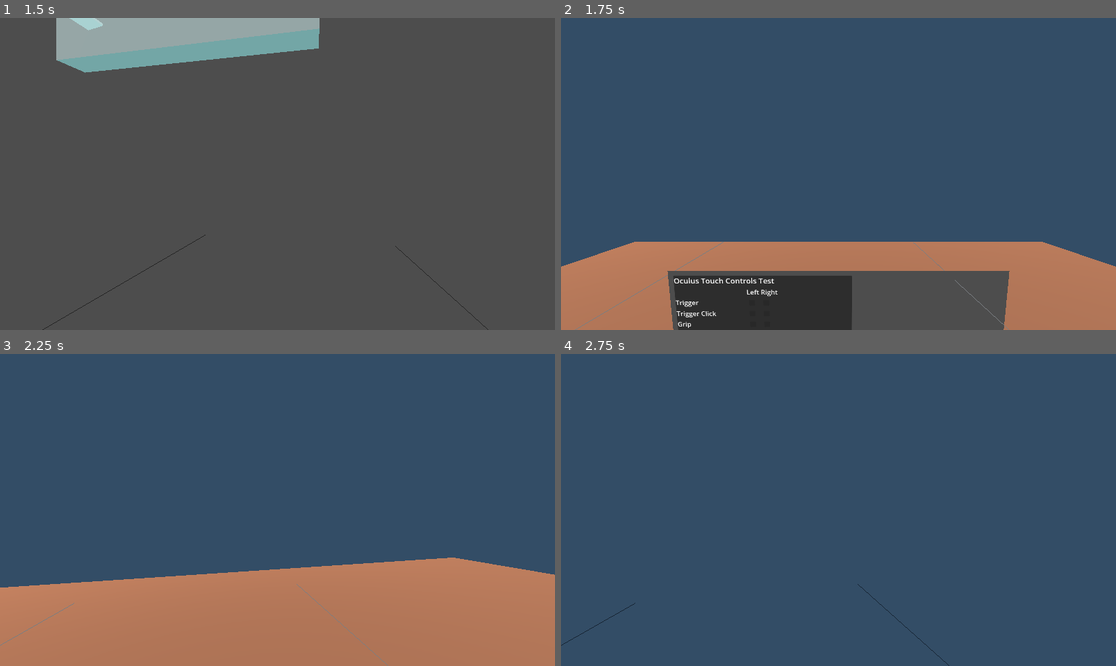
Above: before the commit, frames 1-4 (two rows, left to right).
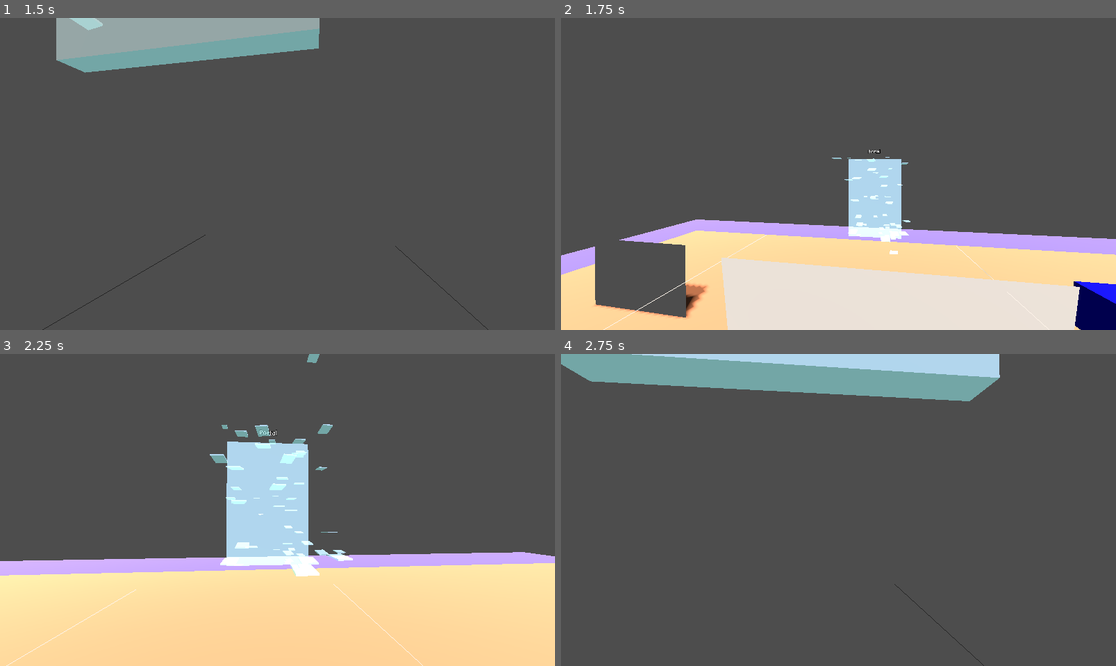
Above: after the commit, the same moments.

Repository: jvastola/GodotPhysicsRig
Game: Godot game, scene res://MainScene.tscn
Two runs of this game, one before a commit and one after it. Both use one fixed random seed, a clock stepped at 60 frames per second and the inputs below.
Inputs (mouse positions are in pixels of both pictures, inside the frame that each line leads up to):
- Up to frame 1 (1.5 s): move the mouse to (305, 174) at 0.52 s; hold Shift (sprint) 0.53-1.28 s; hold W (move_forward) from 0.53 s (still down); click (305, 174) at 0.67 s; tap Space (jump) at 0.77 s; move the mouse to (249, 174) at 1.27 s; tap Shift (sprint) at 1.35 s
- Up to frame 2 (1.75 s): keep holding W (move_forward); tap Space (jump) at 1.52 s
- Up to frame 3 (2.25 s): keep holding W (move_forward); move the mouse to (288, 503) at 2.02 s; hold Shift (sprint) from 2.03 s (still down)
- Up to frame 4 (2.75 s): keep holding W (move_forward); keep holding Shift (sprint)

Frame 1 is identical in both runs. In frame 2, 100% of the frame differs, in the area x 0-100%, y 0-100%; in frame 3, 100%; in frame 4, 100%.

Commit message:
Add SaveManager for persistent game state management and implement head paint persistence

Diff:
--- a/SecondRoom.tscn
+++ b/SecondRoom.tscn
@@ -1,9 +1,10 @@
-[gd_scene load_steps=19 format=3 uid="uid://dtvg5mcsdmt1f"]
+[gd_scene load_steps=20 format=3 uid="uid://dtvg5mcsdmt1f"]
 
 [ext_resource type="Script" uid="uid://ct42jl8bcsjkj" path="res://floor_interactable.gd" id="1_ra6av"]
 [ext_resource type="PackedScene" uid="uid://cyi0m4x7nswyk" path="res://Portal.tscn" id="2_portal"]
 [ext_resource type="Script" uid="uid://exskxheotyxj" path="res://grabbable.gd" id="3_grabbable"]
 [ext_resource type="Script" uid="uid://d4c6j0s4qypas" path="res://xr_action_tester.gd" id="4_xrtest"]
+[ext_resource type="Script" uid="uid://cwl3p0dbrbmgl" path="res://viewport_mirror.gd" id="5_chm60"]
 [ext_resource type="Script" uid="uid://b5lycbvj1gy00" path="res://xr_test_screen.gd" id="5_xrscreen"]
 
 [sub_resource type="Environment" id="Environment_second"]
@@ -161,6 +162,14 @@
 anchors_preset = 0
 script = ExtResource("4_xrtest")
 
+[node name="ViewportMirror" type="Node3D" parent="."]
+transform = Transform3D(1, 0, 0, 0, 1, 0, 0, 0, 1, 0, 0, 0)
+script = ExtResource("5_chm60")
+size = Vector2(2, 1.5)
+ResolutionPerUnit = 500
+MainCamPath = NodePath("../XRPlayer/PlayerBody/XROrigin3D/XRCamera3D")
+MirrorColor = Color(1, 1, 1, 1)
+
 [node name="XRTestScreen" type="MeshInstance3D" parent="."]
 transform = Transform3D(1, 0, 0, 0, -0.10911, -0.99403, 0, 0.99403, -0.10911, 0, 1.6, -1)
 mesh = SubResource("PlaneMesh_xrtest")
--- a/game_manager.gd
+++ b/game_manager.gd
@@ -2,136 +2,62 @@
 # Manages global game state and scene transitions
 extends Node
 
-# Player state for scene transitions
-var player_data: Dictionary = {}
-var player_scene: PackedScene = preload("res://XRPlayer.tscn")
+var current_world: Node = null
+var player_instance: Node = null
 
 
 func _ready() -> void:
-	# Ensure player is spawned in first scene
-	get_tree().node_added.connect(_on_node_added)
-
-
-func _on_node_added(node: Node) -> void:
-	# When a new scene loads, check if it needs player spawning
-	if node is Node3D and node.name.ends_with("Scene") or node.name.ends_with("Room"):
-		call_deferred("_spawn_player_if_needed", node)
-
-
-func _spawn_player_if_needed(scene_root: Node) -> void:
-	# Wait a frame to ensure scene is fully loaded
-	await get_tree().process_frame
-
-	print("GameManager: Scene loaded - ", scene_root.name)
-
-	# Check if player already exists in the NEW scene
-	var existing_player = scene_root.get_tree().get_first_node_in_group("player")
-	print("GameManager: Existing player in scene: ", existing_player != null)
-
-	# If we have stored player data, we're transitioning scenes
-	if player_data.has("spawn_point"):
-		print("GameManager: Have spawn point data: ", player_data.get("spawn_point"))
-		if existing_player:
-			# Position the existing player at the spawn point
-			print("GameManager: Repositioning existing player")
-			_position_player_at_spawn(existing_player, scene_root)
-		else:
-			# No player in scene, spawn one
-			print("GameManager: Spawning new player")
-			var spawn_point = _find_spawn_point(scene_root)
-			if spawn_point:
-				_spawn_player(scene_root, spawn_point)
-			else:
-				print("GameManager: ERROR - No spawn point found!")
-		# Clear player data after using it
-		player_data.clear()
-	else:
-		print("GameManager: No spawn point data (first load or no transition)")
-		# First scene load, player should already be in scene
-		if not existing_player:
-			# No player found, spawn one as fallback
-			print("GameManager: No player found, spawning as fallback")
-			var spawn_point = _find_spawn_point(scene_root)
-			if spawn_point:
-				_spawn_player(scene_root, spawn_point)
+	print("GameManager: Ready")
 
 
 func change_scene_with_player(scene_path: String, player_state: Dictionary = {}) -> void:
-	"""Change scene while preserving player state"""
-	print("GameManager: Changing scene to ", scene_path)
-	player_data = player_state.duplicate()
+	"""Change the world scene while keeping the player intact"""
+	print("GameManager: Changing world to ", scene_path)
 
-	# Get current player reference
-	var current_player = get_tree().get_first_node_in_group("player")
-	if current_player:
-		# Store additional player data
-		if current_player is RigidBody3D:
-			player_data["velocity"] = current_player.linear_velocity
-			player_data["angular_velocity"] = current_player.angular_velocity
-		print("GameManager: Stored player state - spawn_point: ", player_data.get("spawn_point", "none"))
-
-	# Change scene (this will destroy the old player)
-	get_tree().change_scene_to_file(scene_path)
-
-
-func _spawn_player(scene_root: Node, spawn_point: Node3D) -> void:
-	"""Spawn a new player instance"""
-	print("GameManager: _spawn_player called at ", spawn_point.global_position)
-
-	# Ensure spawn point is in the tree and has valid transform
-	if not spawn_point.is_inside_tree():
-		push_warning("Spawn point not in scene tree yet, retrying...")
-		await get_tree().process_frame
-		if not spawn_point.is_inside_tree():
-			push_error("Spawn point never entered tree!")
-			return
-
-	var player_instance = player_scene.instantiate()
-	player_instance.name = "XRPlayer"
-	player_instance.add_to_group("player")
-
-	# Add to scene first
-	scene_root.add_child(player_instance)
-	print("GameManager: Player added to scene")
-
-	# Then position at spawn point (after it's in the tree)
-	await get_tree().process_frame
-	player_instance.global_position = spawn_point.global_position
-	print("GameManager: Player positioned at ", player_instance.global_position)
-
-	# Apply stored velocity if available
-	if player_data.has("velocity") and player_instance is RigidBody3D:
-		player_instance.linear_velocity = player_data.get("velocity", Vector3.ZERO)
-		print("GameManager: Applied velocity: ", player_instance.linear_velocity)
-
-
-func _position_player_at_spawn(player: Node3D, scene_root: Node) -> void:
-	"""Position existing player at the appropriate spawn point"""
-	var spawn_name = player_data.get("spawn_point", "SpawnPoint")
-	print("GameManager: _position_player_at_spawn - looking for spawn: ", spawn_name)
-	var spawn_point = _find_spawn_point(scene_root, spawn_name)
-
-	if not spawn_point:
-		print("GameManager: ERROR - Spawn point not found!")
+	# Load the new world scene
+	var new_world_scene = load(scene_path)
+	if not new_world_scene:
+		print("GameManager: ERROR - Could not load scene ", scene_path)
 		return
 
-	print("GameManager: Found spawn point at ", spawn_point.global_position)
+	# Get or create player reference
+	if not player_instance:
+		player_instance = get_tree().get_first_node_in_group("player")
 
-	# Ensure spawn point has valid transform
-	if not spawn_point.is_inside_tree():
-		await get_tree().process_frame
+	# If player exists in a world scene, reparent to GameManager temporarily
+	if player_instance and player_instance.get_parent() != self:
+		var old_global_pos = player_instance.global_position
+		var old_global_rot = player_instance.global_rotation
+		player_instance.get_parent().remove_child(player_instance)
+		add_child(player_instance)
+		player_instance.global_position = old_global_pos
+		player_instance.global_rotation = old_global_rot
 
-	if spawn_point and player.has_method("teleport_to"):
-		print("GameManager: Using teleport_to method")
-		player.call_deferred("teleport_to", spawn_point.global_position)
-	elif spawn_point:
-		# Use call_deferred for physics objects
-		if player is RigidBody3D:
-			print("GameManager: Setting position via call_deferred")
-			player.call_deferred("set_global_position", spawn_point.global_position)
-		else:
-			print("GameManager: Setting position directly")
-			player.global_position = spawn_point.global_position
+	# Remove old world
+	if current_world:
+		current_world.queue_free()
+		current_world = null
+
+	# Instance and add new world
+	current_world = new_world_scene.instantiate()
+	get_tree().root.add_child(current_world)
+
+	# Wait for world to be ready
+	await get_tree().process_frame
+
+	# Find spawn point and move player
+	var spawn_name = player_state.get("spawn_point", "SpawnPoint")
+	var spawn_point = _find_spawn_point(current_world, spawn_name)
+
+	if spawn_point and player_instance:
+		# Move player from GameManager to new world
+		var target_pos = spawn_point.global_position
+		remove_child(player_instance)
+		current_world.add_child(player_instance)
+		player_instance.global_position = target_pos
+		print("GameManager: Player moved to new world at ", target_pos)
+	else:
+		print("GameManager: ERROR - No spawn point found!")
 
 
 func _find_spawn_point(scene_root: Node, spawn_name: String = "SpawnPoint") -> Node3D:
@@ -151,4 +77,4 @@
 
 func get_player() -> Node:
 	"""Get the current player node"""
-	return get_tree().get_first_node_in_group("player")
+	return player_instance if player_instance else get_tree().get_first_node_in_group("player")
--- a/grabbable.gd
+++ b/grabbable.gd
@@ -10,6 +10,10 @@
 @export var grab_mode: GrabMode = GrabMode.ANCHOR_GRAB
 @export var grab_anchor_offset: Vector3 = Vector3.ZERO
 @export var grab_anchor_rotation: Vector3 = Vector3.ZERO
+@export var save_id: String = ""  # Unique ID for persistence (defaults to node name)
+
+# Scene persistence tracking
+var _scene_of_origin: String = ""  # Track which scene this object belongs to
 
 # Internal state
 var is_grabbed := false
@@ -36,6 +40,18 @@
 
 	# Connect to collision signals for physics interaction
 	body_entered.connect(_on_collision_entered)
+
+	# Set save_id if not manually set
+	if save_id.is_empty():
+		save_id = name
+
+	# Store scene of origin
+	var current_scene = get_tree().current_scene
+	if current_scene:
+		_scene_of_origin = current_scene.scene_file_path
+		print("Grabbable: ", save_id, " scene of origin: ", _scene_of_origin)
+
+	# No need to restore - player persists across scenes so grabbed items stay grabbed
 
 
 func try_grab(hand: RigidBody3D) -> bool:
@@ -96,6 +112,10 @@
 
 	grabbed.emit(hand)
 	print("Grabbable: Object grabbed by ", hand.name)
+
+	# Save grab state
+	_save_grab_state(hand)
+
 	return true
 
 
@@ -152,6 +172,9 @@
 
 	released.emit()
 
+	# Save release state
+	_save_grab_state(null)
+
 
 func _physics_process(_delta: float) -> void:
 	# When grabbed, object is frozen and moves with hand automatically as child
@@ -193,3 +216,29 @@
 	# Object pushes player back (through hand)
 	var force_on_player = -force_on_object * 0.3  # Reduced for player comfort
 	player_body.apply_central_impulse(force_on_player * delta)
+
+
+func _save_grab_state(hand: RigidBody3D) -> void:
+	"""Save current grab state to SaveManager"""
+	if not SaveManager:
+		return
+
+	var hand_name := ""
+	if is_instance_valid(hand):
+		# Determine which hand (left or right)
+		if "left" in hand.name.to_lower():
+			hand_name = "left"
+		elif "right" in hand.name.to_lower():
+			hand_name = "right"
+		else:
+			hand_name = hand.name
+
+	# Save with scene information
+	SaveManager.save_grabbed_object(
+		save_id,
+		is_grabbed,
+		hand_name,
+		global_position,
+		global_transform.basis.get_rotation_quaternion(),
+		_scene_of_origin
+	)
--- a/project.godot
+++ b/project.godot
@@ -18,6 +18,7 @@
 [autoload]
 
 GameManager="*res://game_manager.gd"
+SaveManager="*res://save_manager.gd"
 
 [dotnet]
 
--- /dev/null
+++ b/save_manager.gd
@@ -0,0 +1,184 @@
+# SaveManager Autoload
+# Manages persistent game state across sessions
+extends Node
+
+const SAVE_FILE_PATH := "user://save_data.json"
+
+# Cached save data
+var _save_data: Dictionary = {}
+var _save_dirty := false
+var _autosave_timer := 0.0
+const AUTOSAVE_INTERVAL := 2.0  # Auto-save every 2 seconds if dirty
+
+
+func _ready() -> void:
+	# Load save data on startup
+	load_game_state()
+	print("SaveManager: Initialized, save file: ", SAVE_FILE_PATH)
+
+
+func _process(delta: float) -> void:
+	# Auto-save if data has changed
+	if _save_dirty:
+		_autosave_timer += delta
+		if _autosave_timer >= AUTOSAVE_INTERVAL:
+			save_game_state()
+			_autosave_timer = 0.0
+
+
+func save_game_state() -> void:
+	"""Write current save data to disk"""
+	var json_string := JSON.stringify(_save_data, "\t")
+	var file := FileAccess.open(SAVE_FILE_PATH, FileAccess.WRITE)
+
+	if file:
+		file.store_string(json_string)
+		file.close()
+		_save_dirty = false
+		print("SaveManager: Game state saved to ", SAVE_FILE_PATH)
+	else:
+		push_error("SaveManager: Failed to write save file: ", FileAccess.get_open_error())
+
+
+func load_game_state() -> void:
+	"""Load save data from disk"""
+	if not FileAccess.file_exists(SAVE_FILE_PATH):
+		print("SaveManager: No save file found, starting fresh")
+		_save_data = {}
+		return
+
+	var file := FileAccess.open(SAVE_FILE_PATH, FileAccess.READ)
+	if file:
+		var json_string := file.get_as_text()
+		file.close()
+
+		var json := JSON.new()
+		var parse_result := json.parse(json_string)
+
+		if parse_result == OK:
+			_save_data = json.data
+			print("SaveManager: Loaded save data: ", _save_data.keys())
+		else:
+			push_error("SaveManager: Failed to parse save file at line ", json.get_error_line(), ": ", json.get_error_message())
+			_save_data = {}
+	else:
+		push_error("SaveManager: Failed to read save file: ", FileAccess.get_open_error())
+		_save_data = {}
+
+
+# --- HEAD PAINT PERSISTENCE ---
+
+func save_head_paint(cell_colors: Array, subdivisions: int) -> void:
+	"""Save head mesh paint state"""
+	# Convert Color objects to arrays for JSON serialization
+	var serialized_colors := []
+	for face in cell_colors:
+		var face_data := []
+		for row in face:
+			var row_data := []
+			for color in row:
+				if color is Color:
+					row_data.append([color.r, color.g, color.b, color.a])
+				else:
+					row_data.append([1.0, 1.0, 1.0, 1.0])  # Default white
+			face_data.append(row_data)
+		serialized_colors.append(face_data)
+
+	_save_data["head_paint"] = {
+		"subdivisions": subdivisions,
+		"cell_colors": serialized_colors
+	}
+	_save_dirty = true
+	print("SaveManager: Head paint state marked for save (", subdivisions, " subdivisions)")
+
+
+func load_head_paint() -> Dictionary:
+	"""Load head mesh paint state. Returns {subdivisions: int, cell_colors: Array}"""
+	if not _save_data.has("head_paint"):
+		return {}
+
+	var paint_data: Dictionary = _save_data["head_paint"]
+
+	# Convert arrays back to Color objects
+	var cell_colors := []
+	if paint_data.has("cell_colors"):
+		for face in paint_data["cell_colors"]:
+			var face_data := []
+			for row in face:
+				var row_data := []
+				for color_array in row:
+					if color_array is Array and color_array.size() >= 4:
+						row_data.append(Color(color_array[0], color_array[1], color_array[2], color_array[3]))
+					else:
+						row_data.append(Color.WHITE)
+				face_data.append(row_data)
+			cell_colors.append(face_data)
+
+	return {
+		"subdivisions": paint_data.get("subdivisions", 1),
+		"cell_colors": cell_colors
+	}
+
+
+# --- GRABBED OBJECTS PERSISTENCE ---
+
+func save_grabbed_object(object_id: String, is_grabbed: bool, hand_name: String = "", position: Vector3 = Vector3.ZERO, rotation: Quaternion = Quaternion.IDENTITY, scene: String = "") -> void:
+	"""Save individual grabbable object state"""
+	if not _save_data.has("grabbed_objects"):
+		_save_data["grabbed_objects"] = {}
+
+	var obj_data := {
+		"grabbed": is_grabbed,
+		"hand": hand_name,
+		"position": [position.x, position.y, position.z],
+		"rotation": [rotation.x, rotation.y, rotation.z, rotation.w],
+		"scene": scene
+	}
+
+	_save_data["grabbed_objects"][object_id] = obj_data
+	_save_dirty = true
+	print("SaveManager: Saved object state - ", object_id, " grabbed=", is_grabbed, " hand=", hand_name, " scene=", scene)
+
+
+func load_grabbed_object(object_id: String) -> Dictionary:
+	"""Load individual grabbable object state. Returns {grabbed: bool, hand: String, position: Vector3, rotation: Quaternion, scene: String}"""
+	if not _save_data.has("grabbed_objects"):
+		return {}
+
+	var objects: Dictionary = _save_data["grabbed_objects"]
+	if not objects.has(object_id):
+		return {}
+
+	var obj_data: Dictionary = objects[object_id]
+
+	var pos := Vector3.ZERO
+	if obj_data.has("position") and obj_data["position"] is Array and obj_data["position"].size() >= 3:
+		var p = obj_data["position"]
+		pos = Vector3(p[0], p[1], p[2])
+
+	var rot := Quaternion.IDENTITY
+	if obj_data.has("rotation") and obj_data["rotation"] is Array and obj_data["rotation"].size() >= 4:
+		var r = obj_data["rotation"]
+		rot = Quaternion(r[0], r[1], r[2], r[3])
+
+	return {
+		"grabbed": obj_data.get("grabbed", false),
+		"hand": obj_data.get("hand", ""),
+		"position": pos,
+		"rotation": rot,
+		"scene": obj_data.get("scene", "")
+	}
+
+
+func get_all_grabbed_objects() -> Dictionary:
+	"""Get all saved grabbed object states"""
+	if not _save_data.has("grabbed_objects"):
+		return {}
+	return _save_data["grabbed_objects"].duplicate()
+
+
+func clear_save_data() -> void:
+	"""Clear all save data (for debugging/reset)"""
+	_save_data.clear()
+	save_game_state()
+	print("SaveManager: All save data cleared")
--- a/subdivided_cube.gd
+++ b/subdivided_cube.gd
@@ -34,6 +34,10 @@
 		_paint_rng.seed = seed + 1
 	else:
 		_paint_rng.randomize()
+
+	# Try to load saved paint state
+	_load_paint_state()
+
 	build_mesh()
 
 func build_mesh() -> void:
@@ -185,6 +189,10 @@
 	build_mesh()
 	cell_painted.emit(fi, ix, iy, new_color)
 	_update_player_head_texture()
+
+	# Save paint state to disk
+	_save_paint_state()
+
 	return true
 
 func _apply_paint_event(event: Dictionary) -> void:
@@ -397,3 +405,35 @@
 				img.set_pixel(offset.x + ix, offset.y + iy, color)
 
 	return ImageTexture.create_from_image(img)
+
+
+func _save_paint_state() -> void:
+	"""Save current paint state to SaveManager"""
+	if not SaveManager:
+		return
+	SaveManager.save_head_paint(_cell_colors, subdivisions)
+
+
+func _load_paint_state() -> void:
+	"""Load saved paint state from SaveManager"""
+	if not SaveManager:
+		return
+
+	var paint_data := SaveManager.load_head_paint()
+	if paint_data.is_empty():
+		print("subdivided_cube: No saved paint state found")
+		return
+
+	# Validate loaded data matches current subdivisions
+	var saved_subdivisions: int = paint_data.get("subdivisions", 1)
+	if saved_subdivisions != subdivisions:
+		print("subdivided_cube: Saved subdivisions (", saved_subdivisions, ") != current (", subdivisions, "), ignoring saved paint")
+		return
+
+	var saved_colors: Array = paint_data.get("cell_colors", [])
+	if saved_colors.size() == FACE_DEFS.size():
+		_cell_colors = saved_colors
+		print("subdivided_cube: Loaded saved paint state with ", subdivisions, " subdivisions")
+		# Will rebuild mesh and update head texture after this returns
+	else:
+		print("subdivided_cube: Saved cell colors size mismatch, ignoring")
--- a/xr_player.gd
+++ b/xr_player.gd
@@ -50,6 +50,9 @@
 	if head_mesh:
 		head_mesh.visible = show_head_mesh
 
+	# Restore saved headmesh texture
+	call_deferred("_restore_head_texture")
+
 
 func _process(delta: float) -> void:
 	if is_vr_mode:
@@ -234,3 +237,69 @@
 	mat.cull_mode = BaseMaterial3D.CULL_BACK  # Show front faces (outside)
 	head_mesh.material_override = mat
 	print("XRPlayer: Applied texture to head mesh, visible: ", head_mesh.visible, ", mesh: ", head_mesh.mesh)
+
+
+func _restore_head_texture() -> void:
+	"""Restore saved head texture from paint data on scene load"""
+	if not SaveManager:
+		return
+
+	var paint_data := SaveManager.load_head_paint()
+	if paint_data.is_empty():
+		print("XRPlayer: No saved paint data to restore")
+		return
+
+	# Try to find the subdivided cube in the scene to trigger update
+	var cube = get_tree().get_first_node_in_group("pointer_interactable")
+	if cube and cube.has_method("_update_player_head_texture"):
+		# Cube exists, let it handle the texture update
+		cube._update_player_head_texture()
+		print("XRPlayer: Head texture restored via painted cube")
+	else:
+		# No cube in scene, generate texture directly from saved data
+		print("XRPlayer: No painted cube in scene, generating texture from saved data")
+		_apply_saved_texture_directly(paint_data)
+
+
+func _apply_saved_texture_directly(paint_data: Dictionary) -> void:
+	"""Apply saved paint texture directly when no painted cube exists in scene"""
+	if not head_mesh:
+		return
+
+	var subdivisions: int = paint_data.get("subdivisions", 1)
+	var cell_colors: Array = paint_data.get("cell_colors", [])
+
+	if cell_colors.is_empty() or cell_colors.size() != 6:
+		print("XRPlayer: Invalid cell colors data")
+		return
+
+	# Generate texture from cell colors (same logic as subdivided_cube)
+	var nx: int = max(1, subdivisions)
+	var ny: int = max(1, subdivisions)
+	var tex_width := nx * 3
+	var tex_height := ny * 2
+
+	var img := Image.create(tex_width, tex_height, false, Image.FORMAT_RGBA8)
+
+	# Face positions in texture layout
+	var face_positions := [
+		Vector2i(nx, ny),      # 0: front (+z)
+		Vector2i(0, ny),       # 1: back (-z)
+		Vector2i(nx * 2, 0),   # 2: right (+x)
+		Vector2i(0, 0),        # 3: left (-x)
+		Vector2i(nx, 0),       # 4: top (+y)
+		Vector2i(nx * 2, ny)   # 5: bottom (-y)
+	]
+
+	# Fill with cell colors
+	for fi in range(6):
+		var offset: Vector2i = face_positions[fi]
+		for iy in range(ny):
+			for ix in range(nx):
+				if fi < cell_colors.size() and iy < cell_colors[fi].size() and ix < cell_colors[fi][iy].size():
+					var color: Color = cell_colors[fi][iy][ix]
+					img.set_pixel(offset.x + ix, offset.y + iy, color)
+
+	var texture := ImageTexture.create_from_image(img)
+	apply_texture_to_head(texture)
+	print("XRPlayer: Applied saved texture directly (", subdivisions, " subdivisions)")
Not shown, added: save_manager.gd.uid
Not shown, removed: XRPlayer.tscn8601646731.tmp
